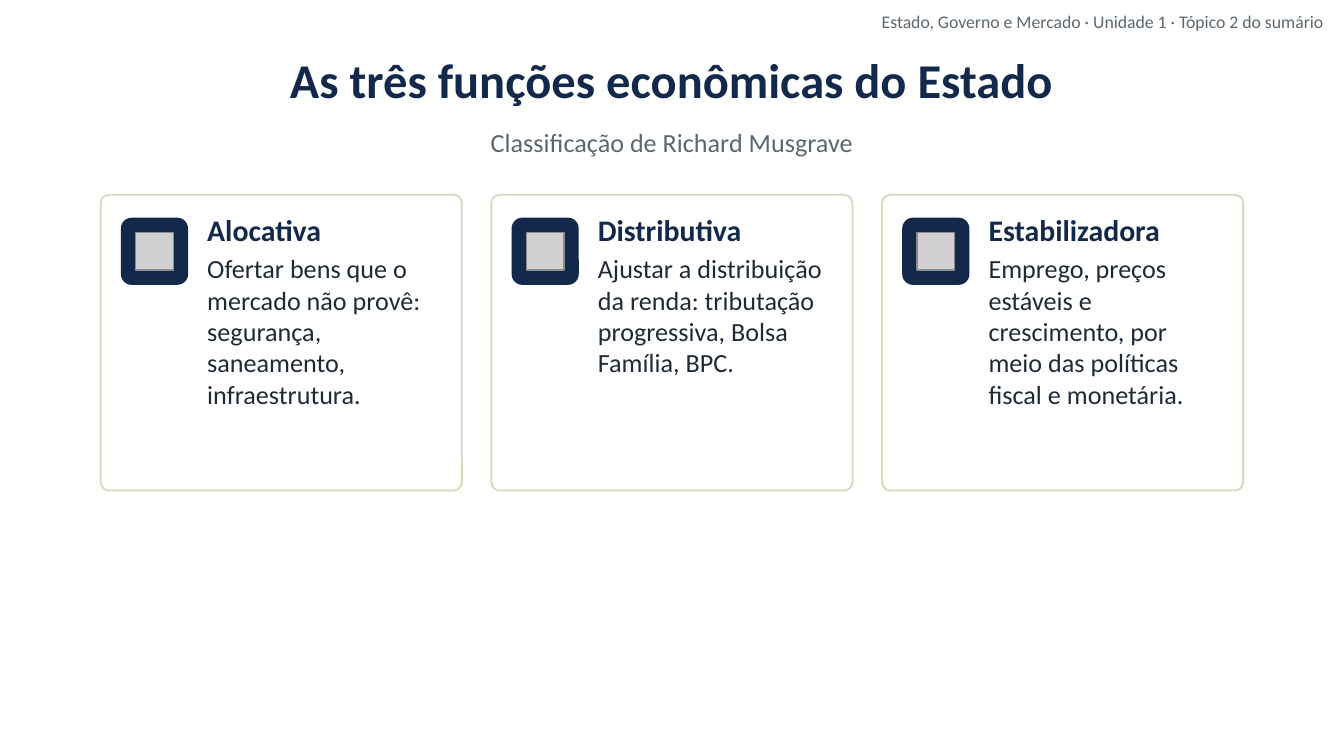
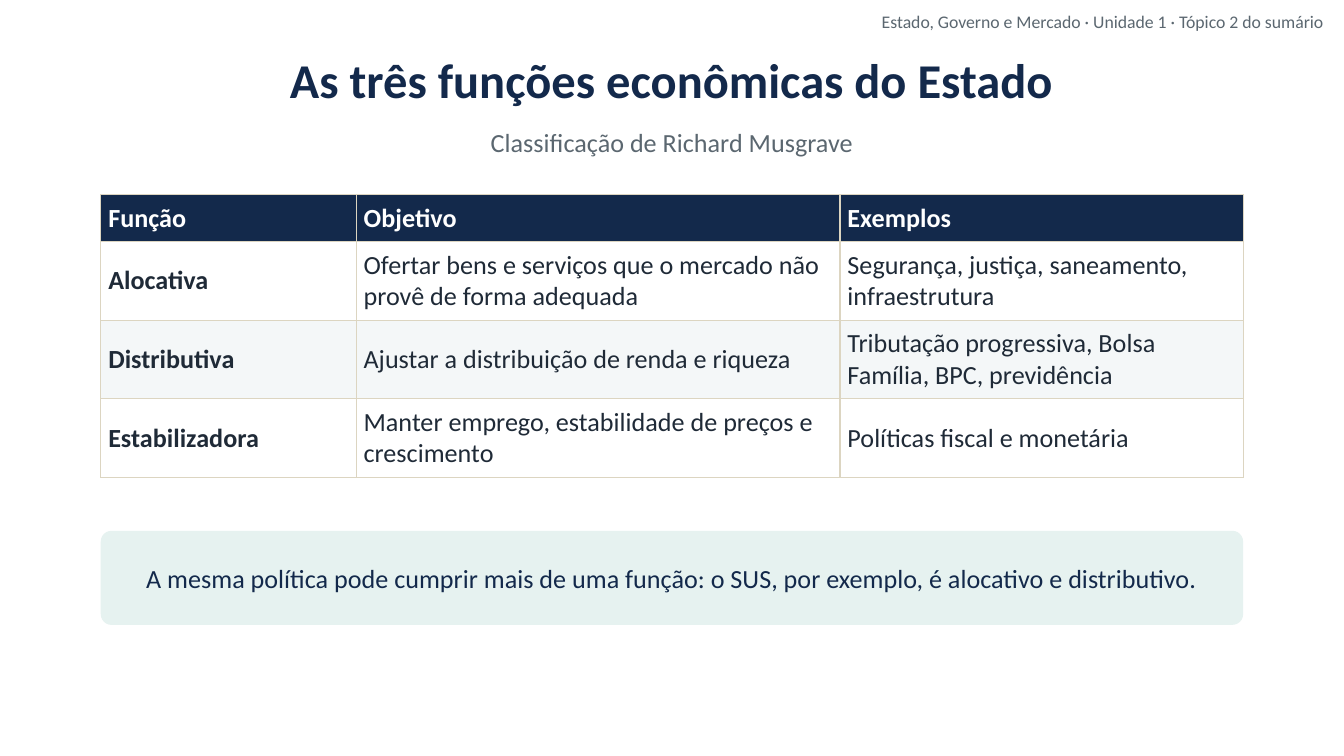
Before and after one commit to cleitonfranco74/gestao_publica, a slide deck: slide 24 of disciplina-01-estado-governo-mercado/materiais/01_Unidade_1_Introducao_a_Economia_Estado_Governo_Mercado.pptx. Drawn at 1344x756 pixels with LibreOffice and Linux fonts; fonts in the diff are those of the drawing; grey boxes stand for pictures; background and template pictures are left out. Boxes give left, top, right and bottom in pixels: in the first picture for what was removed or moved away, otherwise in the second. Text is boxed around its words. In the diff, an @@ line names an element or a change of style, - is before the commit and + after.

```diff
--- a/disciplina-01-estado-governo-mercado/materiais/01_Unidade_1_Introducao_a_Economia_Estado_Governo_Mercado.pptx
+++ b/disciplina-01-estado-governo-mercado/materiais/01_Unidade_1_Introducao_a_Economia_Estado_Governo_Mercado.pptx
@@ rounded rectangle removed at bbox=[101, 195, 462, 491] @@
@@ table added at bbox=[101, 195, 1243, 466], 4 rows, 3 columns @@
+Função | Objetivo | Exemplos
+Alocativa | Ofertar bens e serviços que o mercado não provê de forma adequada | Segurança, justiça, saneamento, infraestrutura
+Distributiva | Ajustar a distribuição de renda e riqueza | Tributação progressiva, Bolsa Família, BPC, previdência
+Estabilizadora | Manter emprego, estabilidade de preços e crescimento | Políticas fiscal e monetária
@@ rounded rectangle removed at bbox=[492, 195, 853, 491] @@
@@ rounded rectangle removed at bbox=[882, 195, 1243, 491] @@
@@ rounded rectangle removed at bbox=[121, 218, 188, 285] @@
@@ picture removed at bbox=[136, 233, 173, 270] @@
@@ text removed at bbox=[207, 220, 421, 404] @@
-Alocativa
-Ofertar bens que o mercado não provê: segurança, saneamento, infraestrutura.
@@ rounded rectangle removed at bbox=[512, 218, 579, 285] @@
@@ picture removed at bbox=[527, 233, 564, 270] @@
@@ text removed at bbox=[598, 220, 821, 375] @@
-Distributiva
-Ajustar a distribuição da renda: tributação progressiva, Bolsa Família, BPC.
@@ rounded rectangle removed at bbox=[902, 218, 969, 285] @@
@@ picture removed at bbox=[917, 233, 954, 270] @@
@@ text removed at bbox=[989, 220, 1184, 404] @@
-Estabilizadora
-Emprego, preços estáveis e crescimento, por meio das políticas fiscal e monetária.
@@ rounded rectangle added at bbox=[101, 531, 1243, 625], fill #E6F2F0, 14 pt, text #13294B @@
+A mesma política pode cumprir mais de uma função: o SUS, por exemplo, é alocativo e distributivo.
```
Also in this commit, not shown: 3 other slides changed, 7 other files.
